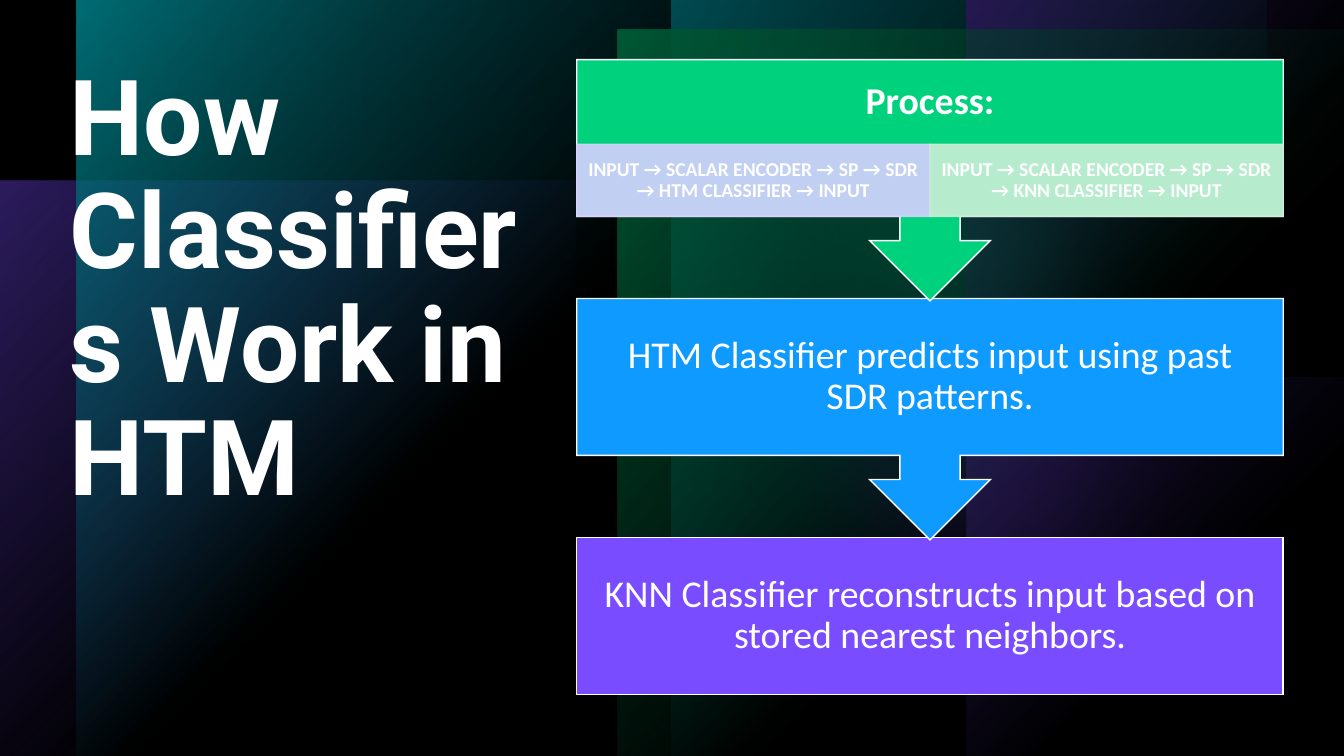
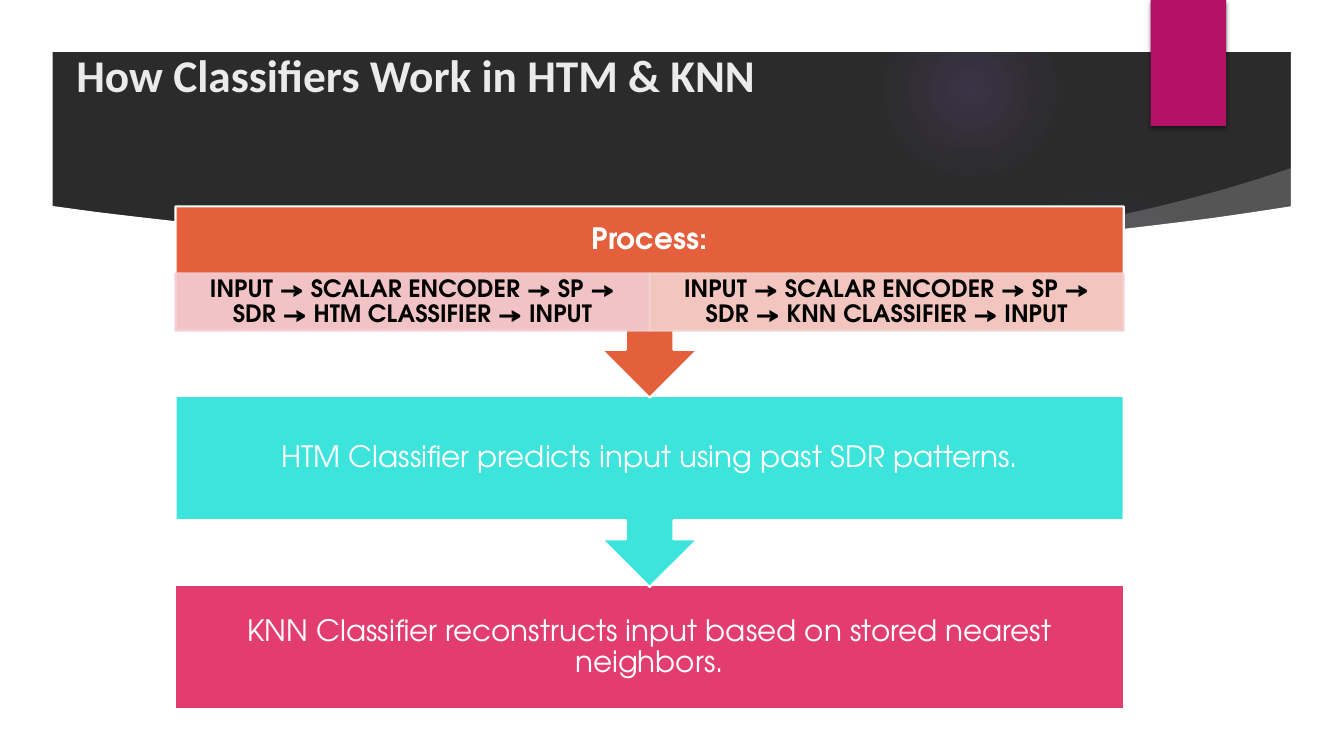
Before and after one commit to prnshubn/neocortexapi-team-untitled, a slide deck: slide 5 of source/Documentation_Team_Untitled/Team_Untitled_Presentation.pptx (slide 7 before the commit). Drawn at 1344x756 pixels with LibreOffice and Linux fonts; fonts in the diff are those of the drawing; background and template pictures are left out; a plain dark background stands for a picture behind light text. Boxes give left, top, right and bottom in pixels: in the first picture for what was removed or moved away, otherwise in the second. Text is boxed around its words. In the diff, an @@ line names an element or a change of style, - is before the commit and + after.

Commit message:
Updated objective,Classification Process

```diff
--- a/source/Documentation_Team_Untitled/Team_Untitled_Presentation.pptx
+++ b/source/Documentation_Team_Untitled/Team_Untitled_Presentation.pptx
@@ background #000000 to picture (left out) @@
@@ rectangle removed at box(0, 0, 1344, 756) @@
@@ rectangle removed at box(0, 0, 1344, 756) @@
@@ group added at box(0, 0, 1344, 756): 5 ellipses, 3 freeform shapes @@
@@ group removed at box(0, 0, 1344, 756): 4 rectangles, 1 ellipse @@
@@ rectangle added at box(1150, 0, 1226, 126), fill #B31166 @@
@@ group removed at box(0, 0, 1344, 756): 6 rectangles, 2 ellipses @@
@@ title at box(76, 60, 754, 93): text changed; size 75 to 32.4 pt; font Roboto to Calibri; text colour #FFFFFF to #EBEBEB @@
-How Classifiers Work in HTM
+How Classifiers Work in HTM & KNN
@@ group removed at box(577, 59, 1284, 695): 3 rectangles, 2 up arrow callouts @@
@@ size 27 to 21 pt, font Calibri to TeX Gyre Adventor; less space between paragraphs in 3 elements at box(248, 619, 1052, 679), box(281, 445, 1018, 474), box(592, 227, 708, 250) @@
@@ text "Process:": place and size @@
-text "Process:" at box(866, 89, 995, 115)
+text "Process:" at box(592, 227, 708, 250)
@@ text "INPUT → SCALAR ENCODER → ...": place and size @@
-text "INPUT → SCALAR ENCODER → ..." at box(588, 163, 918, 197)
+text "INPUT → SCALAR ENCODER → ..." at box(210, 271, 592, 333)
@@ text "INPUT → SCALAR ENCODER → ..." at box(210, 271, 592, 333): size 14 to 17 pt, font Calibri to TeX Gyre Adventor, text colour #FFFFFF to #000000; more space between paragraphs @@
@@ text "INPUT → SCALAR ENCODER → ..." at box(684, 271, 1067, 333): size 14 to 17 pt, font Calibri to TeX Gyre Adventor, text colour #FFFFFF to #000000; more space between paragraphs @@
@@ text "INPUT → SCALAR ENCODER → ...": place and size @@
-text "INPUT → SCALAR ENCODER → ..." at box(942, 163, 1272, 197)
+text "INPUT → SCALAR ENCODER → ..." at box(684, 271, 1067, 333)
@@ group added at box(175, 207, 1124, 710): 3 rectangles, 2 up arrow callouts @@
@@ text "HTM Classifier predicts input using ...": place and size @@
-text "HTM Classifier predicts input using ..." at box(628, 341, 1232, 415)
+text "HTM Classifier predicts input using ..." at box(281, 445, 1018, 474)
@@ text "KNN Classifier reconstructs input based ...": place and size @@
-text "KNN Classifier reconstructs input based ..." at box(605, 580, 1255, 655)
+text "KNN Classifier reconstructs input based ..." at box(248, 619, 1052, 679)
```
Also in this commit, not shown: 27 other slides changed, 1 slide added, 1 slide removed.
